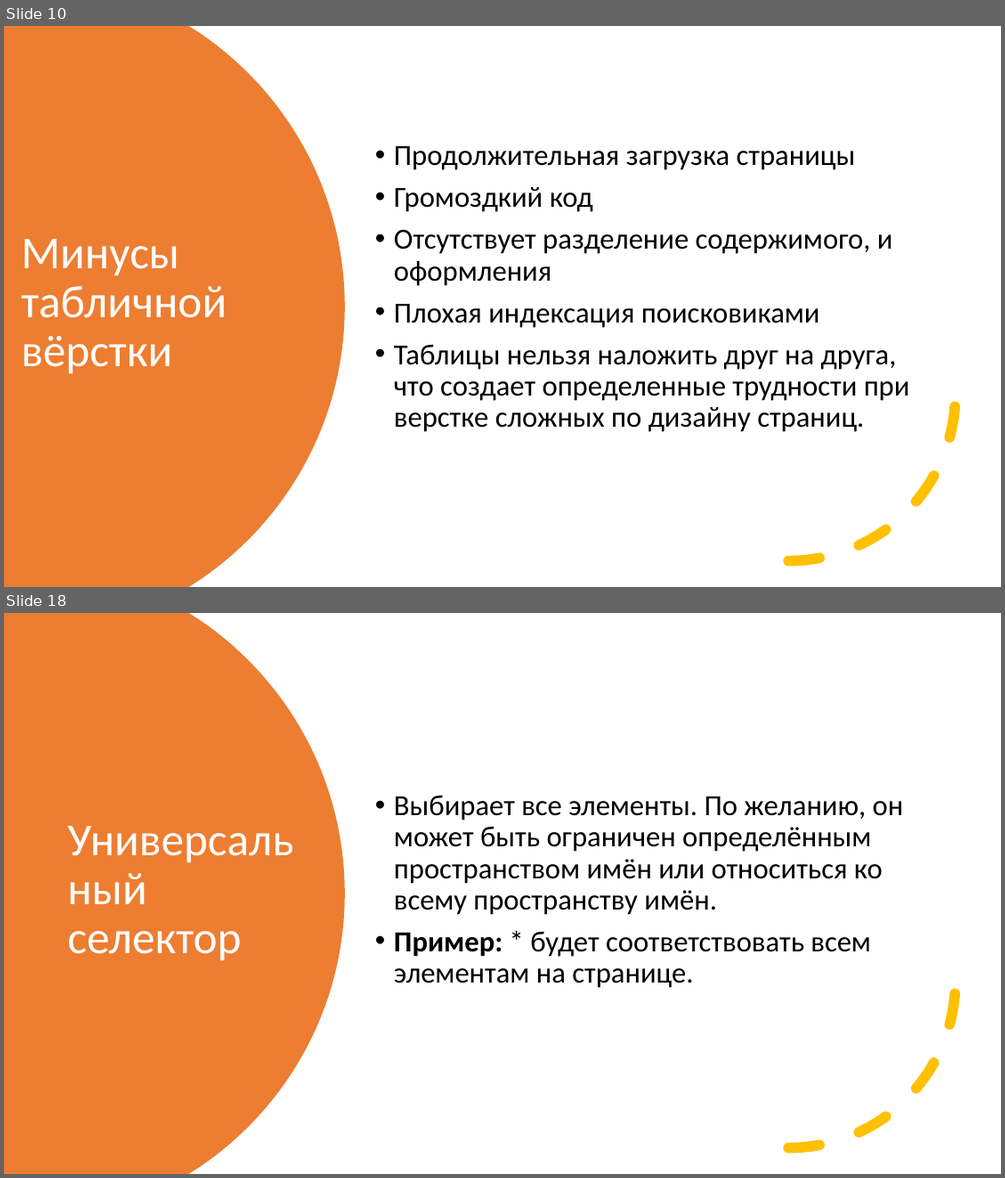
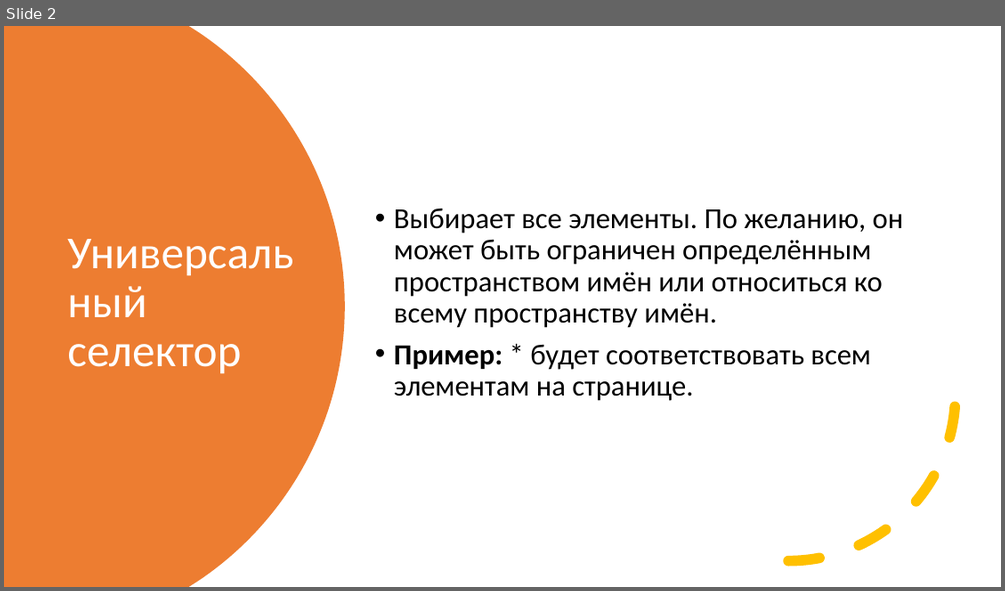
Before and after one commit to sashaklimenok/mentoring, a slide deck: Lesson-6/Presentation2.pptx. Shown one above the other, each under a label of ours: slides 10 and 18 before the commit, slide 2 after it; the slides between them are not shown. The pictures are 1005x1178 and 1005x591 pixels, drawn with LibreOffice and Linux fonts; fonts in the diff are those of the drawing. Boxes give left, top, right and bottom in pixels: in the first picture for what was removed or moved away, otherwise in the second. Text is boxed around its words. In the diff, an @@ line names an element or a change of style, - is before the commit and + after.

```diff
--- a/Lesson-6/Presentation2.pptx
+++ b/Lesson-6/Presentation2.pptx
@@ slide 10 removed at (x1=4, y1=26, x2=1001, y2=587), background #FFFFFF @@
@@ freeform shape removed at (x1=4, y1=26, x2=345, y2=587) @@
@@ text removed at (x1=394, y1=146, x2=910, y2=432) @@
-• Продолжительная загрузка страницы
-• Громоздкий код
-• Отсутствует разделение содержимого, и оформления
-• Плохая индексация поисковиками
-• Таблицы нельзя наложить друг на друга, что создает определенные трудности при верстке сложных по дизайну страниц.
@@ title removed at (x1=21, y1=239, x2=226, y2=374) @@
-Минусы табличной вёрстки
@@ arc (boxed as its full ellipse) removed at (x1=622, y1=227, x2=956, y2=562) @@
@@ what was slide 18 is now slide 2 @@
```
Also in this commit, not shown: 3 slides changed, 8 slides added, 14 other slides removed, 1 other file.
